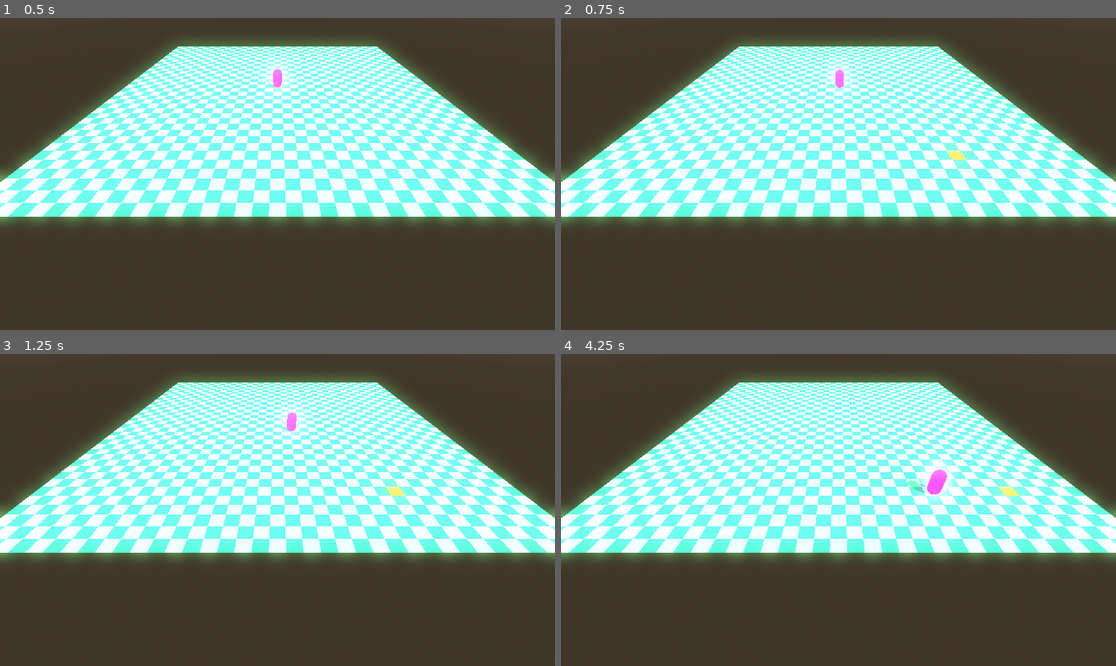
Above: before the commit, frames 1-4 (two rows, left to right).
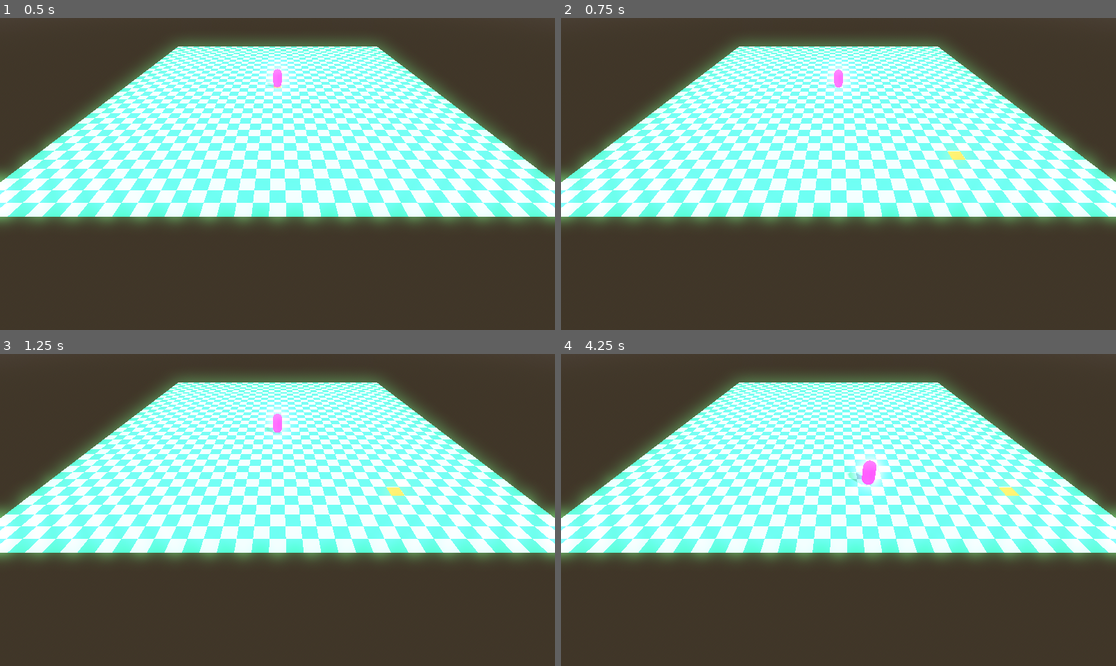
Above: after the commit, the same moments.

Repository: alexandremassaro/power-td
Game: Godot game, scene res://scenes/base_map.tscn
The game is run twice, just before and just after one commit, with the same random seed, the same clock (stepped at 60 frames per second) and the same inputs.
Inputs (mouse positions are in pixels of both pictures, inside the frame that each line leads up to):
- Up to frame 1 (0.5 s): no input
- Up to frame 2 (0.75 s): tap Enter at 0.5 s; move the mouse to (960, 158) at 0.52 s; hold Right (ui_right) from 0.53 s (still down); right-click (960, 158) at 0.6 s; click (960, 158) at 0.67 s
- Up to frame 3 (1.25 s): keep holding Right (ui_right)
- Up to frame 4 (4.25 s): move the mouse to (727, 525) at 1.27 s; release Right (ui_right) at 1.28 s; hold Down (ui_down) 1.28-2.03 s; tap Mouse wheel up (zoom_in) at 1.35 s; move the mouse to (894, 441) at 2.02 s; hold Right (ui_right) 2.03-2.78 s; tap Mouse wheel down (zoom_out) at 2.1 s; move the mouse to (810, 572) at 2.77 s; hold Up (ui_up) 2.78-3.53 s; right-click (810, 572) at 2.85 s; click (810, 572) at 2.92 s; move the mouse to (1005, 556) at 3.52 s; hold Left (ui_left) from 3.53 s (still down); hold Mouse wheel up (zoom_in) from 3.53 s (still down)

Frame 1 is identical in both runs. In frame 2, less than 0.1% of the frame differs, in the area x 48-51%, y 16-23%; in frame 3, 0.4%; in frame 4, 1.1%, in the area x 51-72%, y 31-49%.

Commit message:
Implemented character pathfinding movement

Diff:
--- a/scripts/grid_manager.gd
+++ b/scripts/grid_manager.gd
@@ -14,7 +14,6 @@
 
 
 func initialize_grid():
-	var id = 0
 	for i in range(grid_size.x):
 		for j in range(grid_size.y):
 			var cell_pos = Vector2i(i, j)
@@ -25,12 +24,9 @@
 				"has_building" = false,
 				}
 			# Adding point to pathfinding algorithm
-			pathfinding.add_point(id, Vector2(float(i), float(j)))
+			pathfinding.add_point(pathfinding.get_available_point_id(), Vector2(float(i), float(j)))
 
-			id += 1
-
-	print(id)
-	id = 0
+	var id = 0
 	for i in range(grid_size.x):
 		for j in range(grid_size.y):
 			# Connecting neighbour points
@@ -72,3 +68,9 @@
 		)
 
 	return world_position
+
+
+func calculate_path(from : Vector2i, to : Vector2i) -> PackedVector2Array:
+	var from_id = pathfinding.get_closest_point(Vector2(from))
+	var to_id = pathfinding.get_closest_point(Vector2(to))
+	return pathfinding.get_point_path(from_id, to_id)
--- a/scripts/player_character.gd
+++ b/scripts/player_character.gd
@@ -12,7 +12,7 @@
 
 func _ready() -> void:
 	grid_manager = get_parent().get_node("GridManager") as GridManager
-	(get_parent().get_node("Floor") as Floor).move_to.connect(move_to)
+	(get_parent().get_node("Floor") as Floor).move_to.connect(calculate_path)
 
 
 func _physics_process(delta: float) -> void:
@@ -47,5 +47,9 @@
 	path.push_back(Vector3(snapped_world.x, 0.0, snapped_world.y))
 
 
-func calculate_path(from : Vector2i, to : Vector2i):
-	pass
+func calculate_path(to : Vector2i):
+	path.clear()
+	var from = grid_manager.world_to_grid(Vector2(global_position.x, global_position.z))
+	var grid_path : PackedVector2Array = grid_manager.calculate_path(from, to)
+	for grid_position in grid_path:
+		move_to(Vector2i(grid_position))
